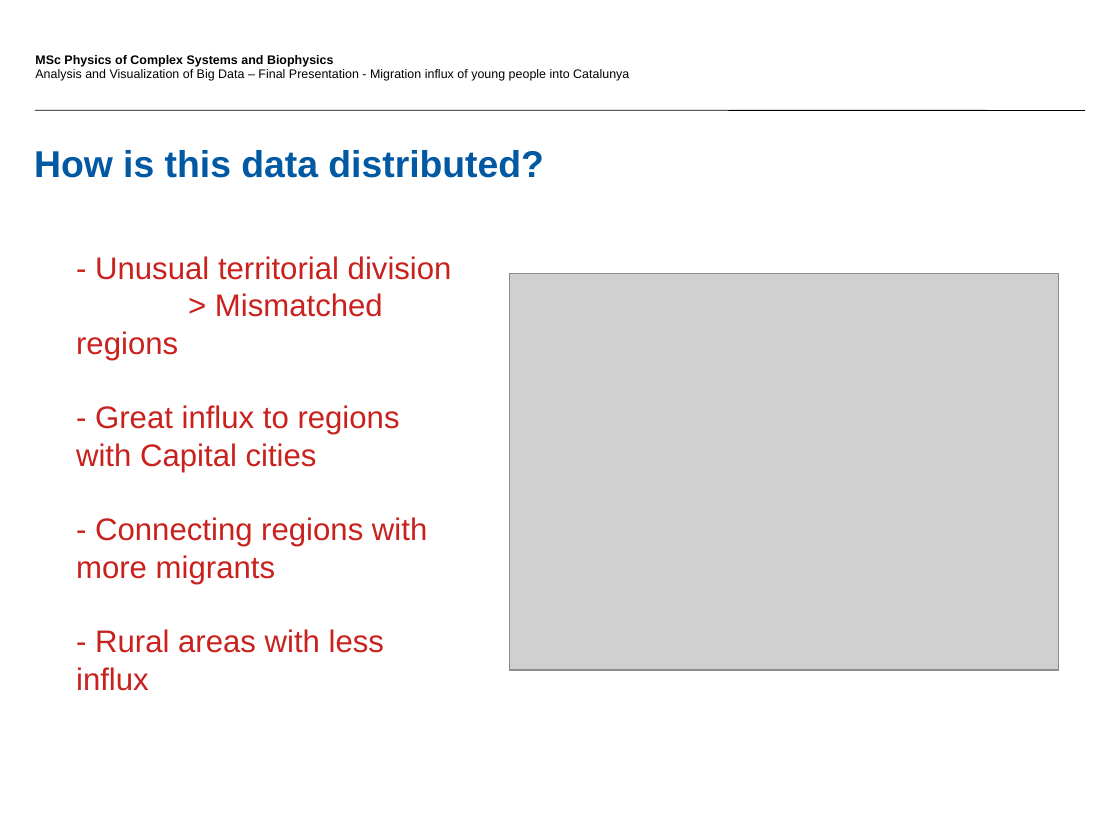
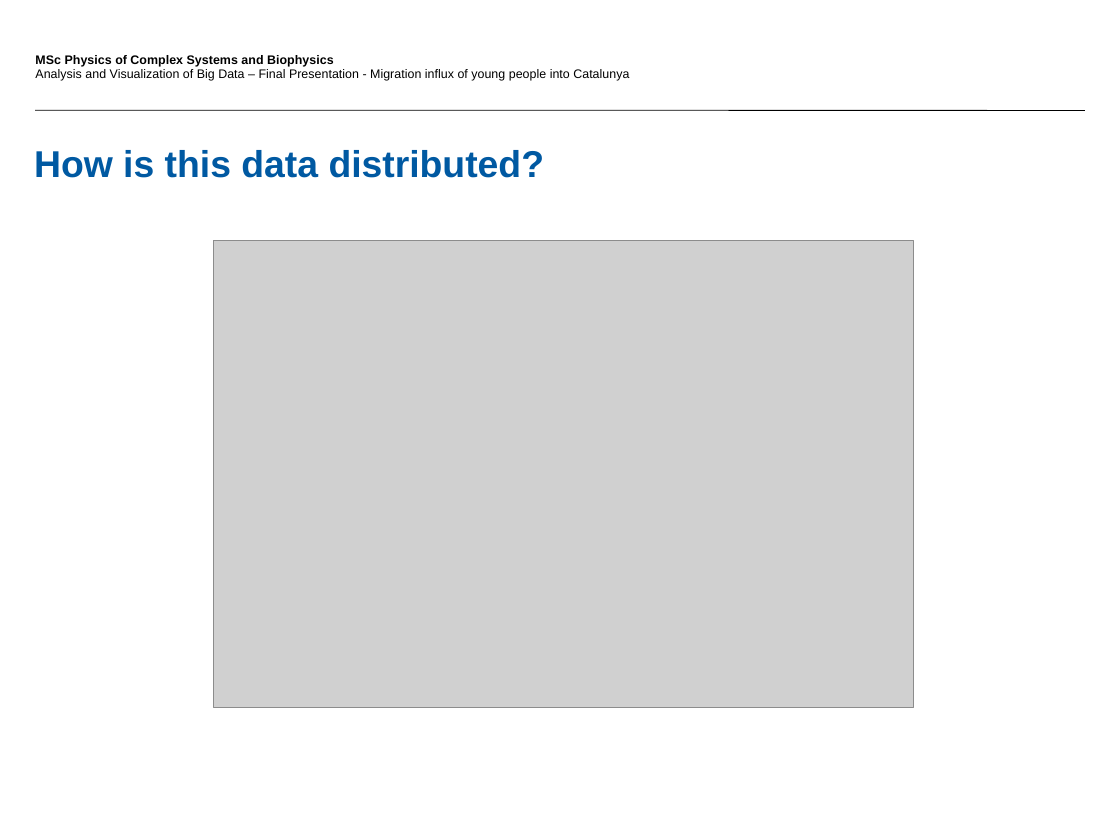
Before and after one commit to sowor14/Final_Dashboard, a slide deck: slide 7 of FinalPresentation_G1_v1.pptx. Drawn at 1120x840 pixels with LibreOffice and Linux fonts; fonts in the diff are those of the drawing; grey boxes stand for pictures; background and template pictures are left out. Boxes give left, top, right and bottom in pixels: in the first picture for what was removed or moved away, otherwise in the second. Text is boxed around its words. In the diff, an @@ line names an element or a change of style, - is before the commit and + after.

Commit message:
ppt vFinal 1

```diff
--- a/FinalPresentation_G1_v1.pptx
+++ b/FinalPresentation_G1_v1.pptx
@@ text removed at [76, 256, 452, 653] @@
-- Unusual territorial division
-> Mismatched regions
-- Great influx to regions with Capital cities
-- Connecting regions with more migrants
-- Rural areas with less influx
@@ picture added at [214, 241, 914, 708] @@
@@ picture removed at [510, 273, 1058, 670] @@
```
Also in this commit, not shown: 1 slide removed, 1 other file.
